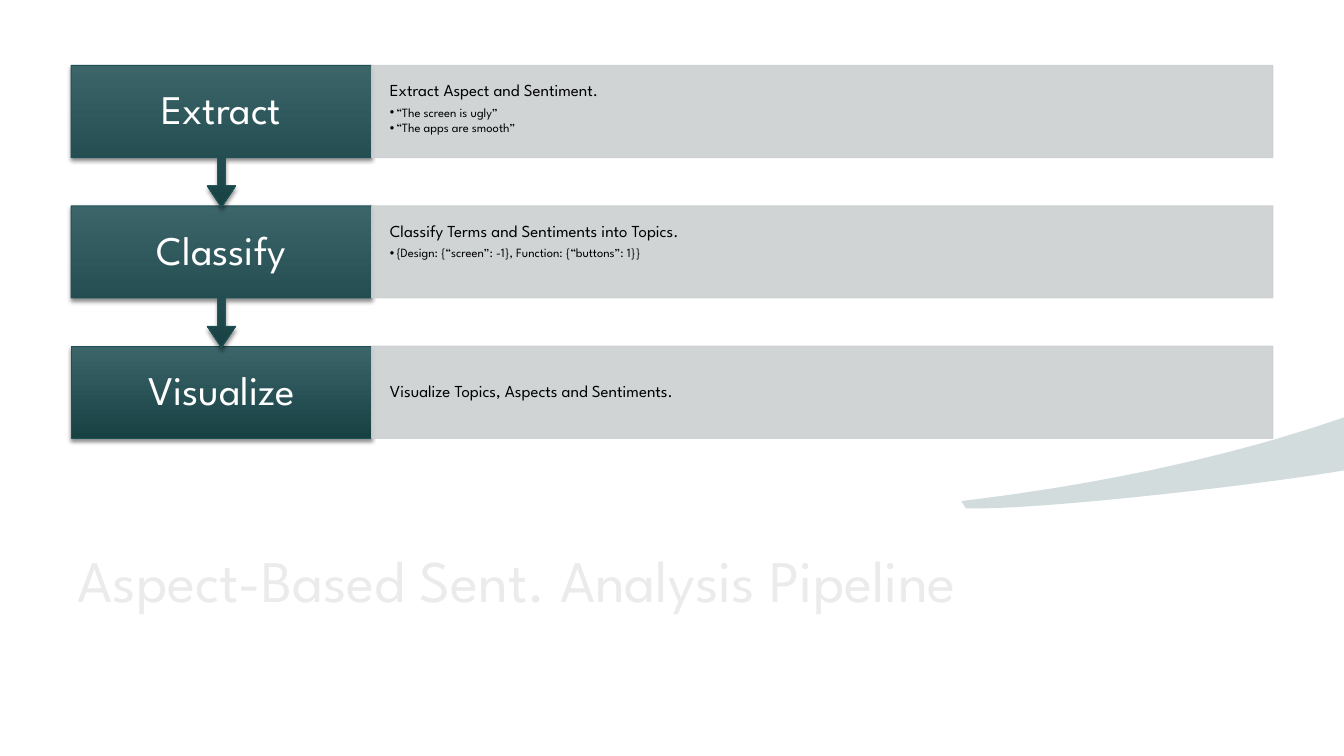
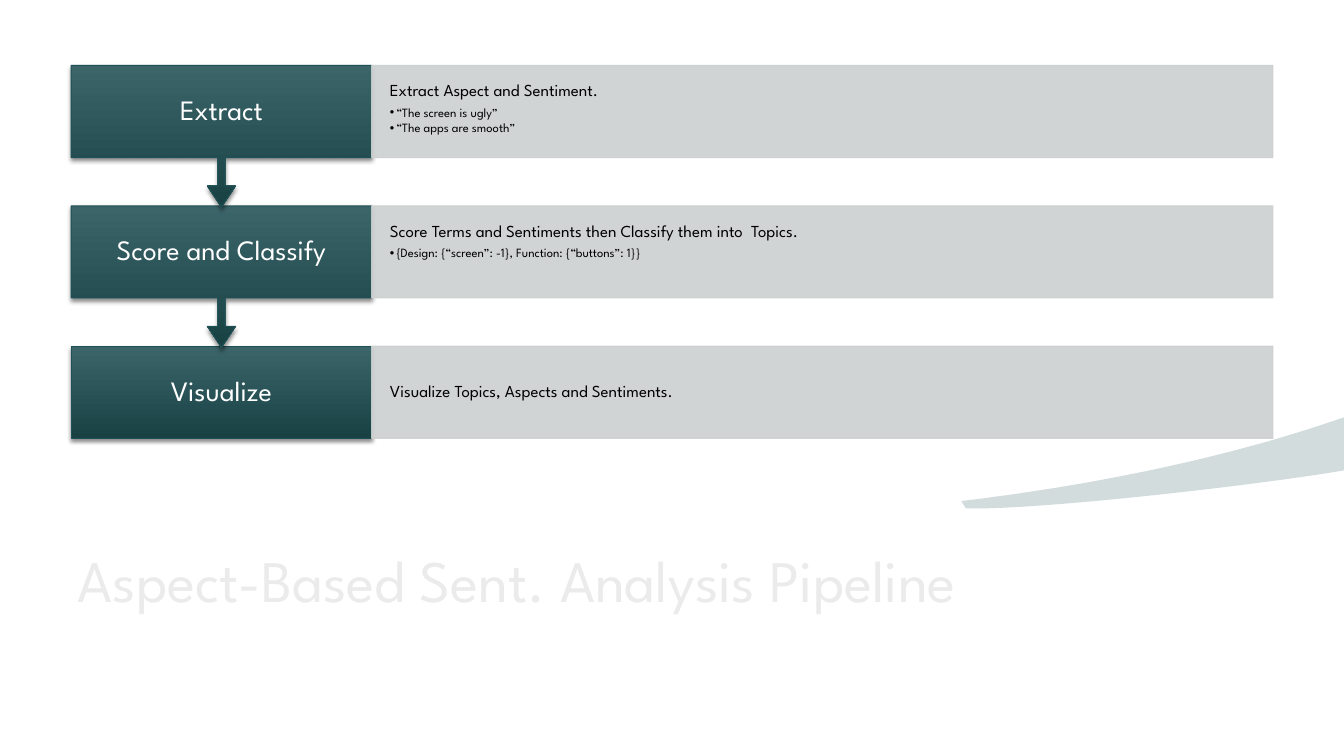
Before and after one commit to ayan1995/Thinkful, a slide deck: slide 21 of Bootcamp/Final Capstone Opinion Mining/Opinion Mining Presentation.pptx (slide 19 before the commit). Drawn at 1344x756 pixels with LibreOffice and Linux fonts; fonts in the diff are those of the drawing; background and template pictures are left out. Boxes give left, top, right and bottom in pixels: in the first picture for what was removed or moved away, otherwise in the second. Text is boxed around its words. In the diff, an @@ line names an element or a change of style, - is before the commit and + after.

```diff
--- a/Bootcamp/Final Capstone Opinion Mining/Opinion Mining Presentation.pptx
+++ b/Bootcamp/Final Capstone Opinion Mining/Opinion Mining Presentation.pptx
@@ text "Extract" at (180,101,263,121): size 29 to 20 pt; less space between paragraphs @@
@@ text at (390,225,798,241): text changed @@
-Classify Terms and Sentiments into Topics.
+Score Terms and Sentiments then Classify them into Topics.
@@ text at (117,240,326,266): text changed; size 29 to 20 pt @@
-Classify
+Score and Classify
@@ text "Visualize" at (171,381,272,402): size 29 to 20 pt; less space between paragraphs @@
```
Also in this commit, not shown: 2 other slides changed, 8 slides added, 2 slides removed, 28 other files.
